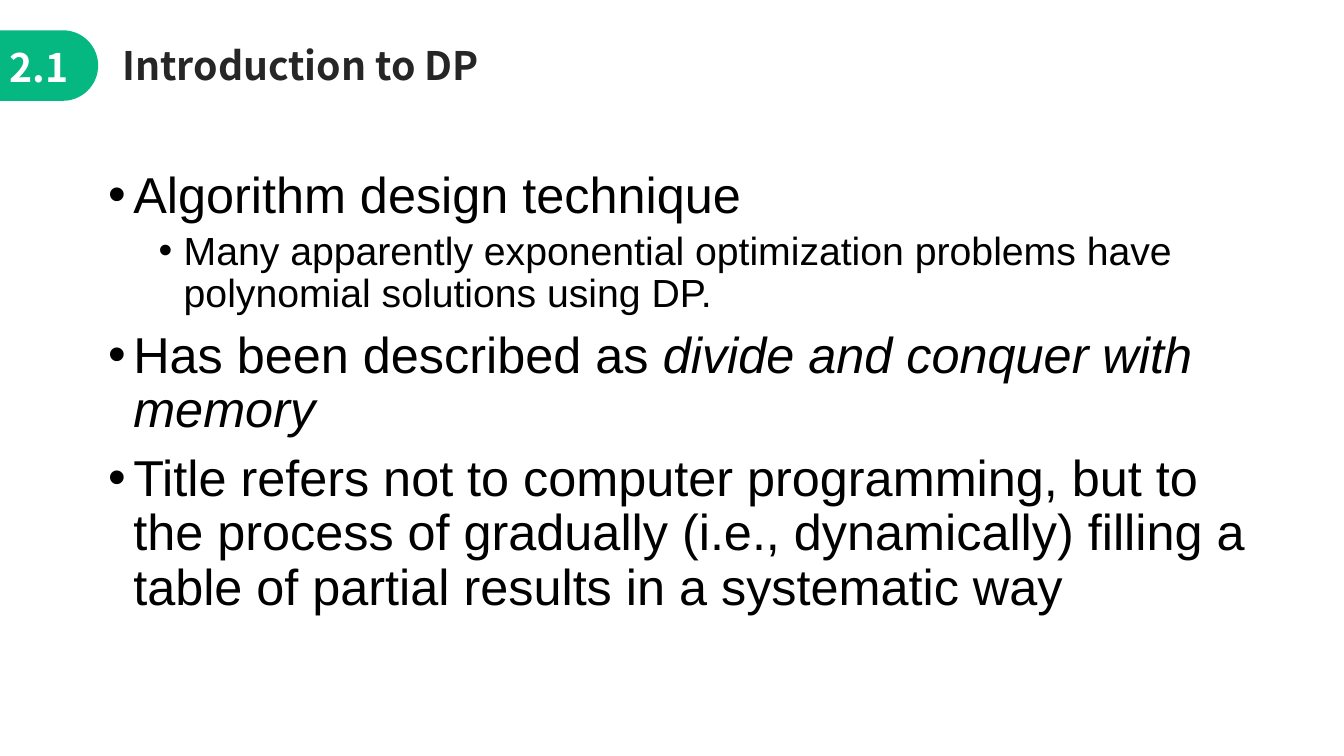
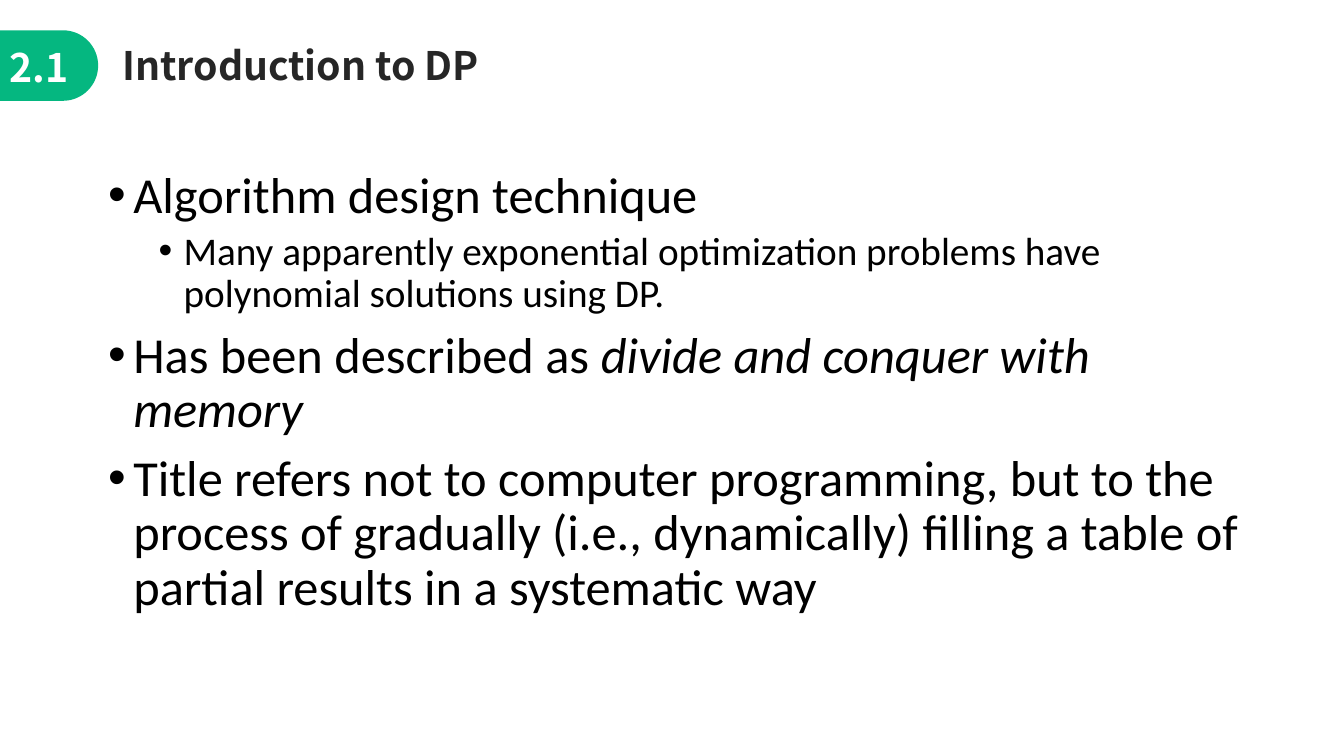
Before and after one commit to jimmyyih518/DSA2022Fall, a slide deck: slide 17 of week8/week8_slides.pptx (slide 16 before the commit). Drawn at 1344x756 pixels with LibreOffice and Linux fonts; fonts in the diff are those of the drawing. Boxes give left, top, right and bottom in pixels: in the first picture for what was removed or moved away, otherwise in the second. Text is boxed around its words. In the diff, an @@ line names an element or a change of style, - is before the commit and + after.

```diff
--- a/week8/week8_slides.pptx
+++ b/week8/week8_slides.pptx
@@ text "Algorithm design technique" at (x1=133, y1=178, x2=1238, y2=613): font Arial to Calibri @@
```
Also in this commit, not shown: 16 other slides changed, 3 slides added, 17 other files.
